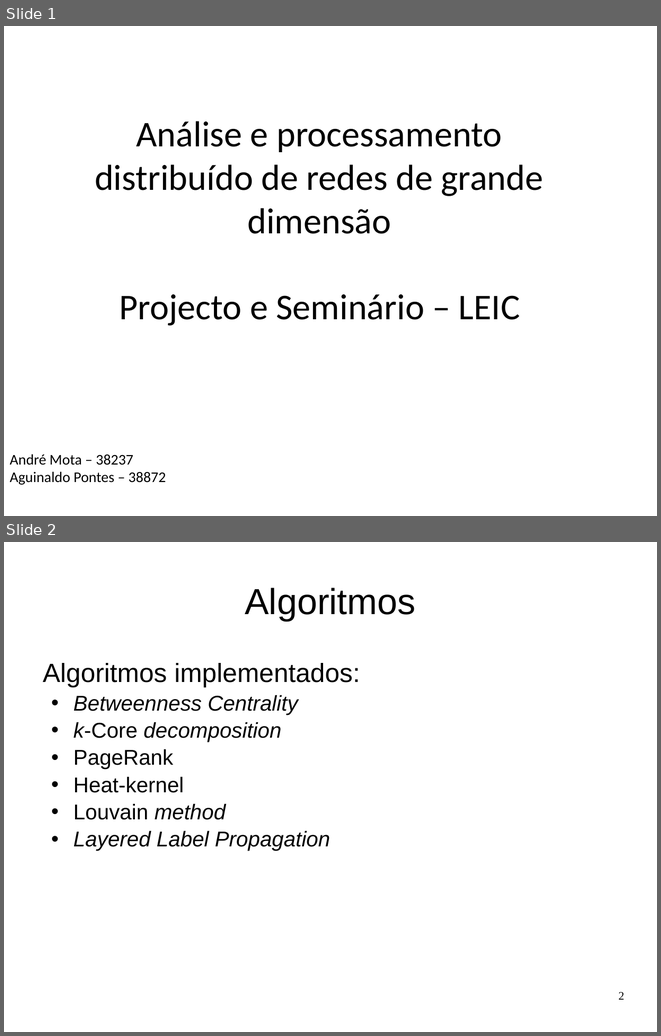
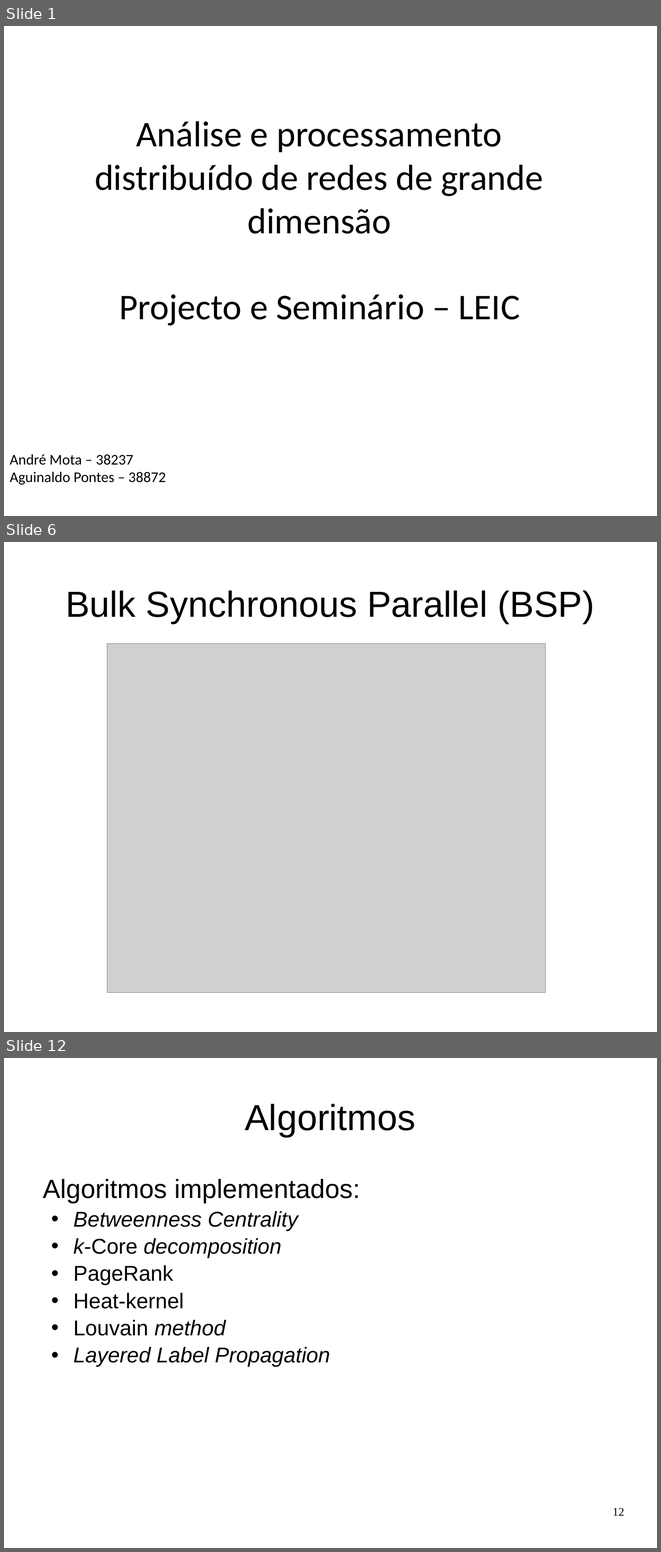
Before and after one commit to andremota/Distributed-Graph-Processing, a slide deck: docs/apresentação/apres.odp. Shown one above the other, each under a label of ours: slides 1 and 2 before the commit, slides 1, 6 and 12 after it; the slides between them are not shown. The pictures are 661x1036 and 661x1552 pixels, drawn with LibreOffice and Linux fonts; fonts in the diff are those of the drawing; grey boxes stand for pictures. Boxes give left, top, right and bottom in pixels: in the first picture for what was removed or moved away, otherwise in the second. Text is boxed around its words. In the diff, an @@ line names an element or a change of style, - is before the commit and + after.

```diff
--- a/docs/apresentação/apres.odp
+++ b/docs/apresentação/apres.odp
@@ slide 6 added at <box>4,542,657,1032</box>, background #FFFFFF @@
@@ title added at <box>65,590,594,623</box>, 44 pt, text #000000 @@
+Bulk Synchronous Parallel (BSP)
@@ picture added at <box>107,643,546,992</box> @@
@@ what was slide 2 is now slide 12 @@
@@ page number at <box>612,1507,624,1515</box>: text changed @@
-2
+12
```
Also in this commit, not shown: 9 other slides added.
